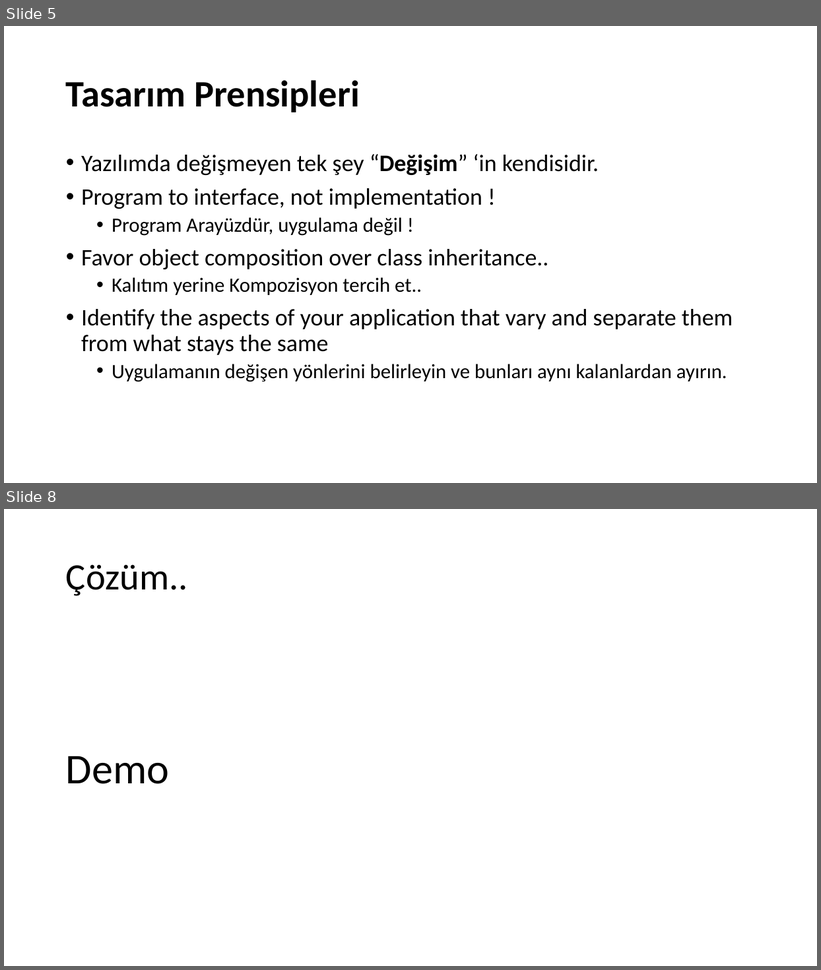
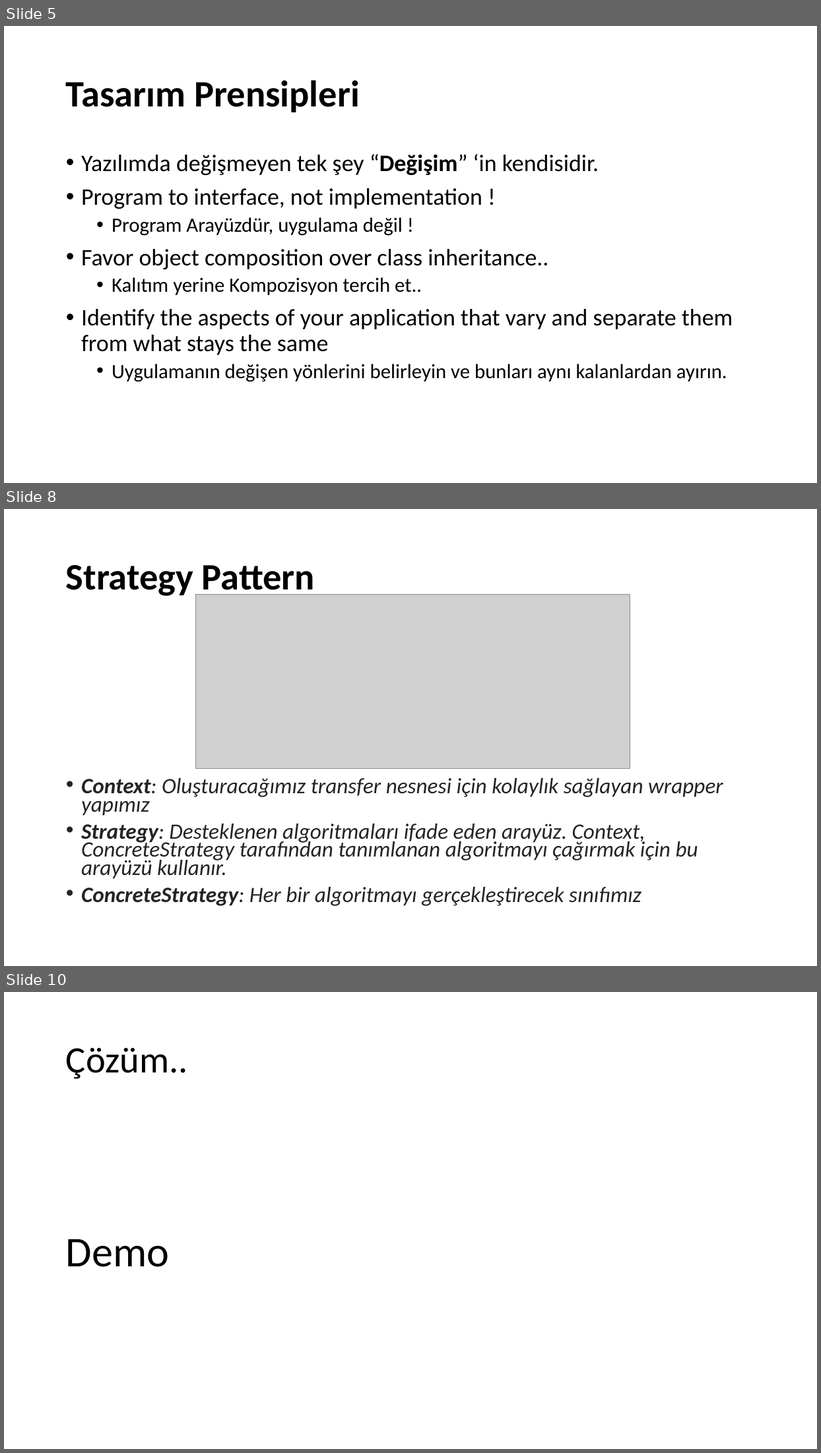
Before and after one commit to umiitkose/DesignPattern-Umiitkose, a slide deck: Tasarımdesenleri.pptx. Shown one above the other, each under a label of ours: slides 5 and 8 before the commit, slides 5, 8 and 10 after it; the slides between them are not shown. The pictures are 821x970 and 821x1453 pixels, drawn with LibreOffice and Linux fonts; fonts in the diff are those of the drawing; grey boxes stand for pictures. Boxes give left, top, right and bottom in pixels: in the first picture for what was removed or moved away, otherwise in the second. Text is boxed around its words. In the diff, an @@ line names an element or a change of style, - is before the commit and + after.

```diff
--- a/Tasarımdesenleri.pptx
+++ b/Tasarımdesenleri.pptx
@@ slide 8 added at box(4, 509, 817, 966), background #FFFFFF @@
@@ title added at box(66, 565, 315, 598), 44 pt, text #000000, bold @@
+Strategy Pattern
@@ picture added at box(195, 594, 630, 769) @@
@@ text added at box(81, 778, 723, 906), 25.9 pt, text #242424, italic @@
+• Context: Oluşturacağımız transfer nesnesi için kolaylık sağlayan wrapper yapımız
+• Strategy: Desteklenen algoritmaları ifade eden arayüz. Context, ConcreteStrategy tarafından tanımlanan algoritmayı çağırmak için bu arayüzü kullanır.
+• ConcreteStrategy: Her bir algoritmayı gerçekleştirecek sınıfımız
@@ what was slide 8 is now slide 10 @@
```
Also in this commit, not shown: 5 slides changed, 9 other slides added, 17 other files.
